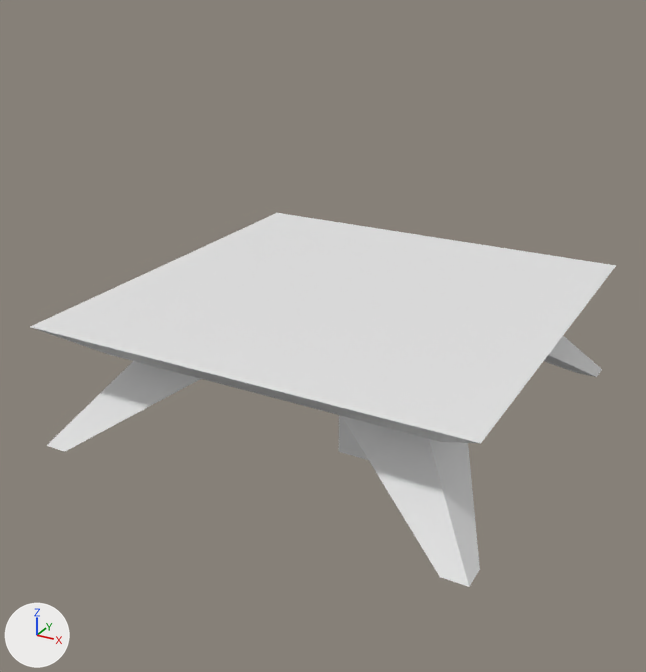
A saved change to the Blender file Assets/Terrain/landingZone/LZ_template.blend.
Before and after are seen from a 50 mm camera at (3.54, -6.92, 4.13) aimed at (-0.12, -0.28, 0.81). Lighting does not change. The marker at lower left points along +X, +Y and +Z.

Objects in the first picture: 'LZ'.
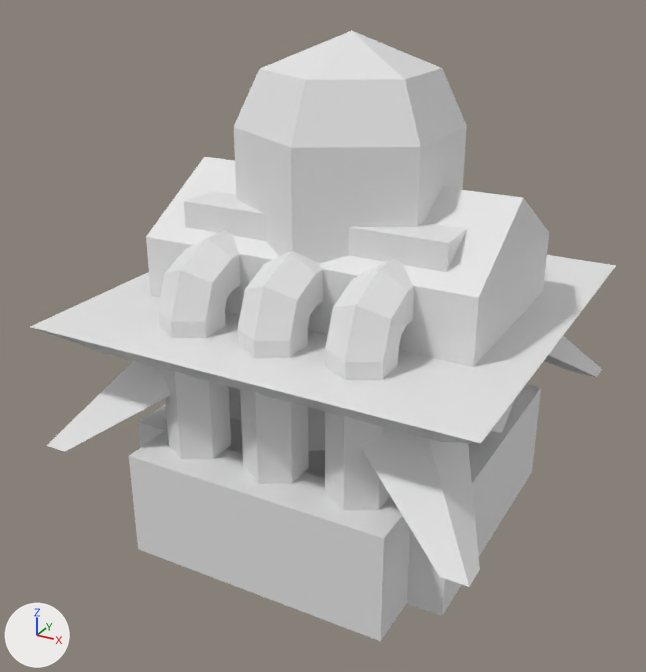
Changed parts and their boxes [x1, y1, x2, y2] in the pictures (646 x 672 px):
'factory', added
    after: [158, 191, 467, 510]
'silo', added
    after: [234, 31, 467, 451]
'factory_ground', added
    after: [129, 418, 410, 641]
'tank', added
    after: [146, 157, 549, 433]
'tank_ground', added
    after: [138, 384, 541, 616]
'silo_ground', added
    after: [232, 420, 325, 468]

What changed in the scene script:
```text
Add me_plane_002:
    me_plane_002.from_pydata([(-1.56, 0.0, 1.27), (1.56, 0.0, 1.27), (-1.56, 0.0, -1.27), (1.56, 0.0, -1.27), (-1.56, -1.0, -1.27), (-1.56, -1.0, 1.27), (1.56, -1.0, 1.27), (1.56, -1.0, -1.27)], [], [(0, 1, 3, 2), (1, 6, 7, 3), (2, 4, 5, 0), (3, 7, 4, 2), (0, 5, 6, 1)])
Add me_cylinder:
    me_cylinder.from_pydata(...)  # 44 vertices, 44 faces; spans x -1.56..1.56, y 0.0..2.26, z -1.11..1.11
Add me_plane_001:
    me_plane_001.from_pydata([(-1.15, 0.0, 1.15), (1.15, 0.0, 1.15), (-1.15, 0.0, -1.15), (1.15, 0.0, -1.15), (-1.15, -1.0, 1.15), (1.15, -1.0, 1.15), (-1.15, -1.0, -1.15), (1.15, -1.0, -1.15)], [], [(0, 1, 3, 2), (1, 5, 7, 3), (2, 6, 4, 0), (3, 7, 6, 2), (0, 4, 5, 1)])
Add me_circle:
    me_circle.from_pydata(...)  # 19 vertices, 18 faces; spans x -0.87..0.87, y 0.0..3.47, z -1.0..1.0
Add me_cube:
    me_cube.from_pydata(...)  # 94 vertices, 80 faces; spans x -1.24..1.24, y 0.0..2.06, z -0.77..1.61
Add me_cube_002:
    me_cube_002.from_pydata([(-1.24, 0.0, 1.78), (1.24, 0.0, 1.78), (-1.24, 0.0, -0.77), (1.24, 0.0, -0.77), (-1.24, -1.0, -0.77), (-1.24, -1.0, 1.78), (1.24, -1.0, 1.78), (1.24, -1.0, -0.77)], [], [(0, 5, 6, 1), (1, 6, 7, 3), (2, 4, 5, 0), (3, 7, 4, 2), (2, 0, 1, 3)])
Add ob_tank_ground:
    ob_tank_ground = bpy.data.objects.new('tank_ground', me_plane_002)
    ob_tank_ground.parent = ob_tank
    ob_tank_ground.location = (0.0, 0.0, 0.0)
Add ob_tank:
    ob_tank = bpy.data.objects.new('tank', me_cylinder)
    ob_tank.parent = ob_lz
    ob_tank.matrix_parent_inverse = Matrix(((1.0, 0.0, 0.0, 0.0), (0.0, 0.0, 1.0, 0.0), (0.0, -1.0, 0.0, 0.0), (0.0, 0.0, 0.0, 1.0)))
    ob_tank.location = (0.0, 0.0, 0.0)
    ob_tank.rotation_euler = (1.571, 0.0, 0.0)  # degrees (90, 0, 0)
Add ob_silo_ground:
    ob_silo_ground = bpy.data.objects.new('silo_ground', me_plane_001)
    ob_silo_ground.parent = ob_silo
    ob_silo_ground.location = (0.0, 0.0, 0.0)
Add ob_silo:
    ob_silo = bpy.data.objects.new('silo', me_circle)
    ob_silo.parent = ob_lz
    ob_silo.matrix_parent_inverse = Matrix(((1.0, 0.0, 0.0, 0.0), (0.0, 0.0, 1.0, 0.0), (0.0, -1.0, 0.0, 0.0), (0.0, 0.0, 0.0, 1.0)))
    ob_silo.location = (0.0, 0.0, 0.0)
    ob_silo.rotation_euler = (1.571, 0.0, 0.0)  # degrees (90, 0, 0)
Add ob_factory_ground:
    ob_factory_ground = bpy.data.objects.new('factory_ground', me_cube_002)
    ob_factory_ground.parent = ob_factory
    ob_factory_ground.location = (0.0, 0.0, 0.0)
Add ob_factory:
    ob_factory = bpy.data.objects.new('factory', me_cube)
    ob_factory.parent = ob_lz
    ob_factory.matrix_parent_inverse = Matrix(((1.0, 0.0, 0.0, 0.0), (0.0, 0.0, 1.0, 0.0), (0.0, -1.0, 0.0, 0.0), (0.0, 0.0, 0.0, 1.0)))
    ob_factory.location = (0.0, 0.0, 0.0)
    ob_factory.rotation_euler = (1.571, 0.0, 0.0)  # degrees (90, 0, 0)
```
